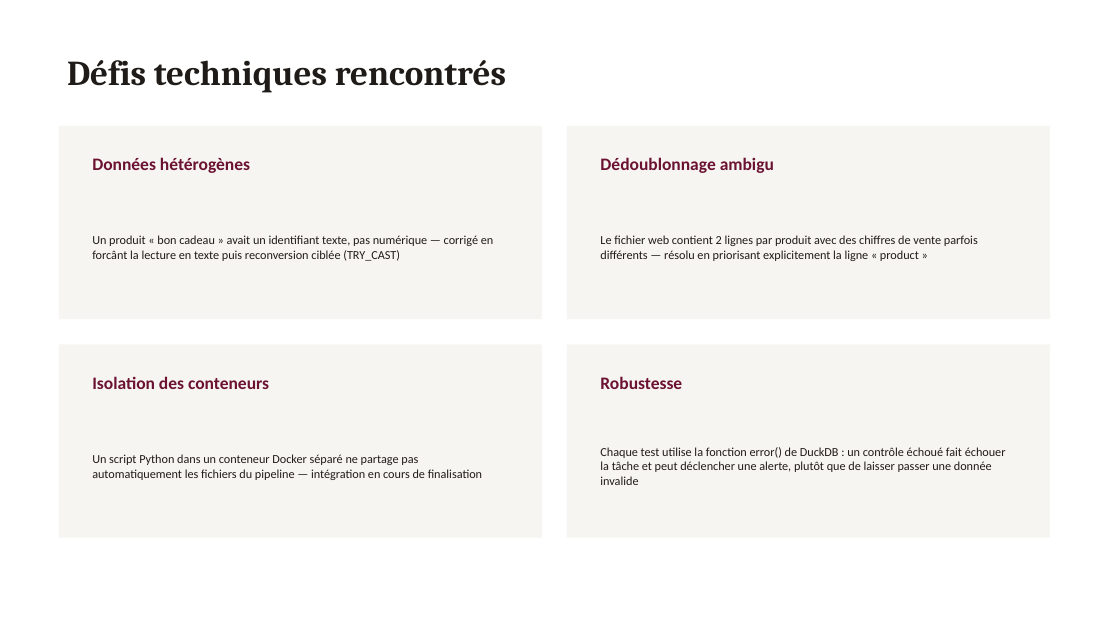
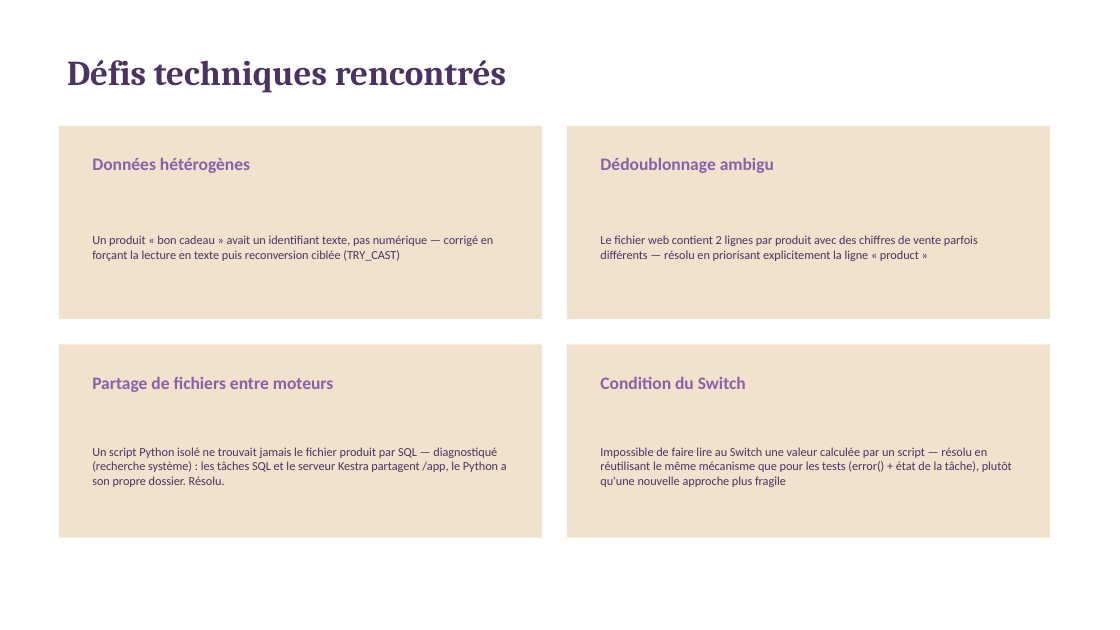
Before and after one commit to dorrazch-hue/bottleneck-data-pipeline, a slide deck: slide 10 of bottleneck_presentation.pptx (slide 8 before the commit). Drawn at 1120x630 pixels with LibreOffice and Linux fonts; fonts in the diff are those of the drawing. Boxes give left, top, right and bottom in pixels: in the first picture for what was removed or moved away, otherwise in the second. Text is boxed around its words. In the diff, an @@ line names an element or a change of style, - is before the commit and + after.

Commit message:
Presentation: nouvelles captures reelles (parallelisation + Switch)

```diff
--- a/bottleneck_presentation.pptx
+++ b/bottleneck_presentation.pptx
@@ text "Défis techniques rencontrés" at [67,60,506,93]: text colour #1F1B18 to #4A3363 @@
@@ text "Données hétérogènes" at [92,158,250,173]: text colour #6B1233 to #8862A8 @@
@@ text "Dédoublonnage ambigu" at [600,158,774,173]: text colour #6B1233 to #8862A8 @@
@@ text "Le fichier web contient 2 ..." at [600,235,978,261]: text colour #1F1B18 to #4A3363 @@
@@ text at [92,235,494,261]: text changed; text colour #1F1B18 to #4A3363 @@
-Un produit « bon cadeau » avait un identifiant texte, pas numérique — corrigé en forcânt la lecture en texte puis reconversion ciblée (TRY_CAST)
+Un produit « bon cadeau » avait un identifiant texte, pas numérique — corrigé en forçant la lecture en texte puis reconversion ciblée (TRY_CAST)
@@ fill #F7F5F2 to #F0E2CC in 4 elements at [59,126,542,319], [567,126,1050,319], [59,344,542,538], [567,344,1050,538] @@
@@ text at [92,377,334,392]: text changed; text colour #6B1233 to #8862A8 @@
-Isolation des conteneurs
+Partage de fichiers entre moteurs
@@ text at [600,377,746,389]: text changed; text colour #6B1233 to #8862A8 @@
-Robustesse
+Condition du Switch
@@ text at [92,447,507,487]: text changed; text colour #1F1B18 to #4A3363 @@
-Un script Python dans un conteneur Docker séparé ne partage pas automatiquement les fichiers du pipeline — intégration en cours de finalisation
+Un script Python isolé ne trouvait jamais le fichier produit par SQL — diagnostiqué (recherche système) : les tâches SQL et le serveur Kestra partagent /app, le Python a son propre dossier. Résolu.
@@ text at [600,447,1012,487]: text changed; text colour #1F1B18 to #4A3363 @@
-Chaque test utilise la fonction error() de DuckDB : un contrôle échoué fait échouer la tâche et peut déclencher une alerte, plutôt que de laisser passer une donnée invalide
+Impossible de faire lire au Switch une valeur calculée par un script — résolu en réutilisant le même mécanisme que pour les tests (error() + état de la tâche), plutôt qu'une nouvelle approche plus fragile
```
Also in this commit, not shown: 6 other slides changed, 4 slides added, 2 slides removed.
